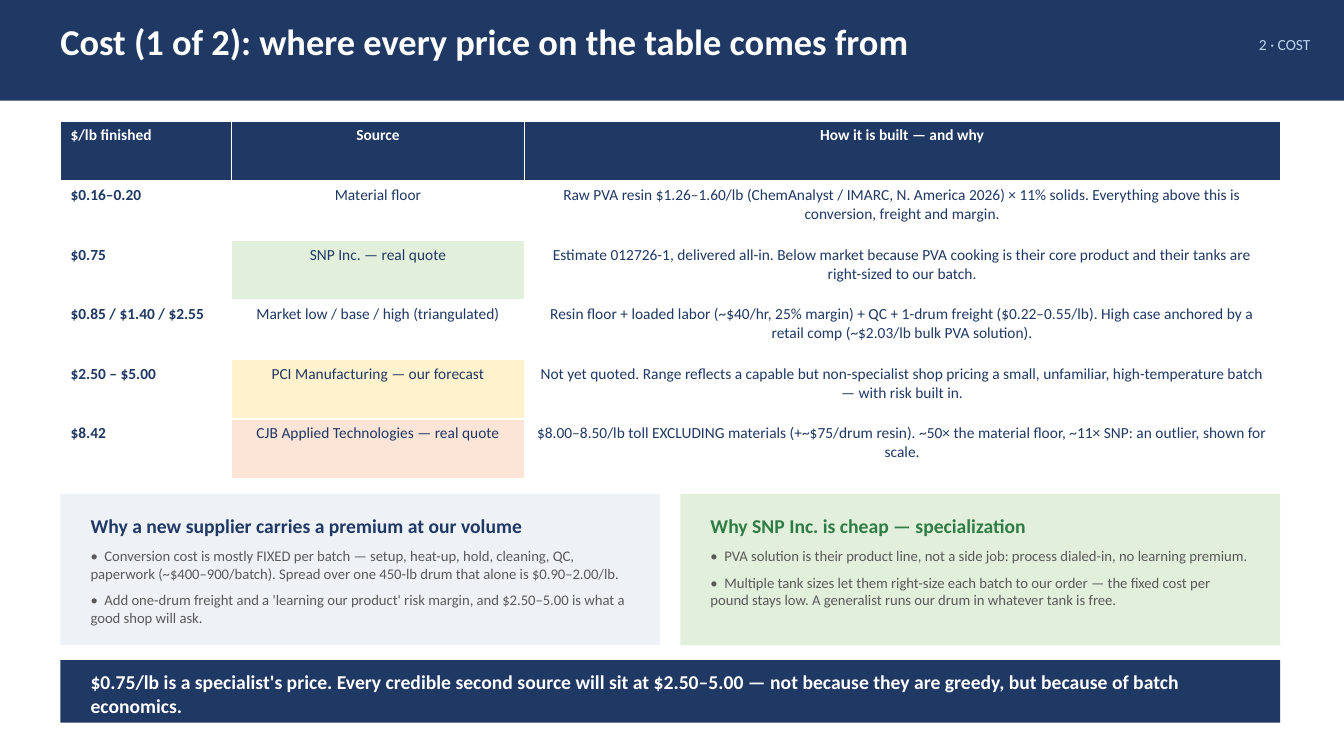
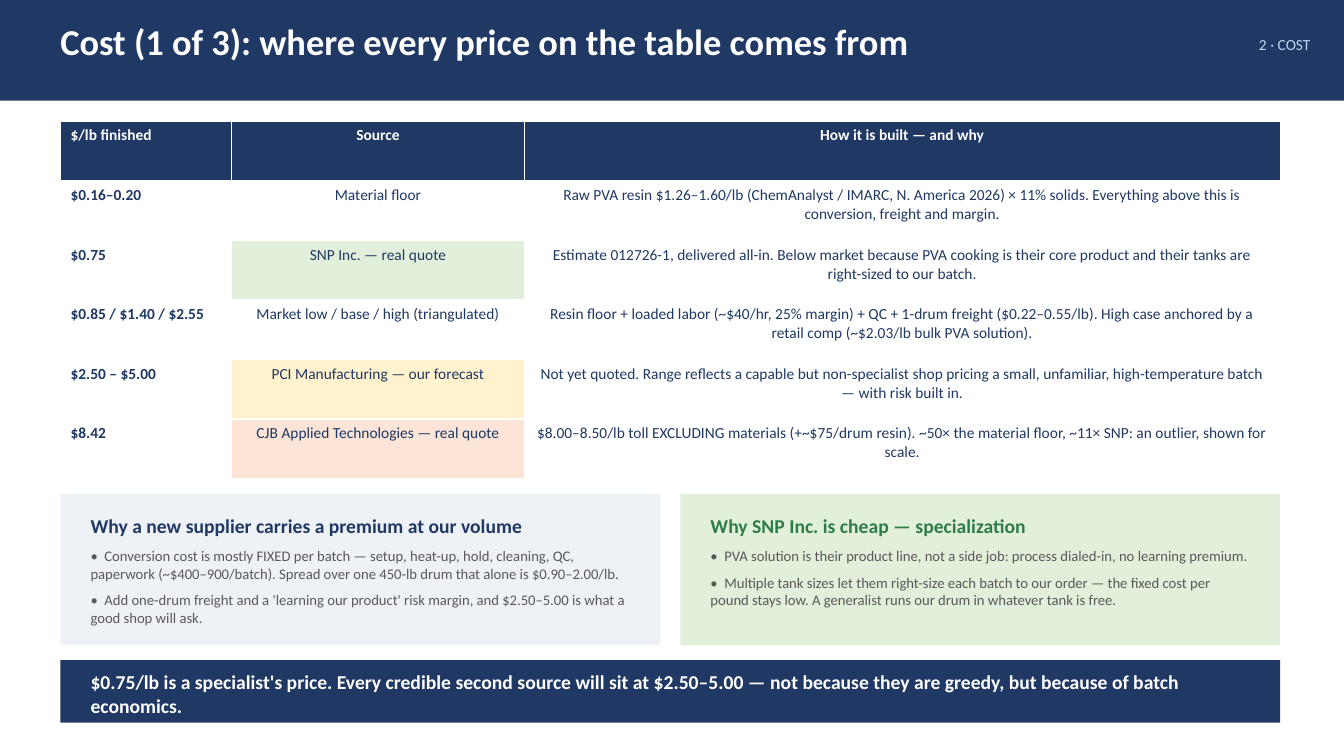
Before and after one commit to naviero1/Claude-Works, a slide deck: slide 3 of PVA second supplier initiative/PVA_Second_Supplier_Leadership_Deck.pptx. Drawn at 1344x756 pixels with LibreOffice and Linux fonts; fonts in the diff are those of the drawing. Boxes give left, top, right and bottom in pixels: in the first picture for what was removed or moved away, otherwise in the second. Text is boxed around its words. In the diff, an @@ line names an element or a change of style, - is before the commit and + after.

```diff
--- a/PVA second supplier initiative/PVA_Second_Supplier_Leadership_Deck.pptx
+++ b/PVA second supplier initiative/PVA_Second_Supplier_Leadership_Deck.pptx
@@ text at [60, 28, 908, 61]: text changed @@
-Cost (1 of 2): where every price on the table comes from
+Cost (1 of 3): where every price on the table comes from
```
Also in this commit, not shown: 2 other slides changed, 1 other file.
